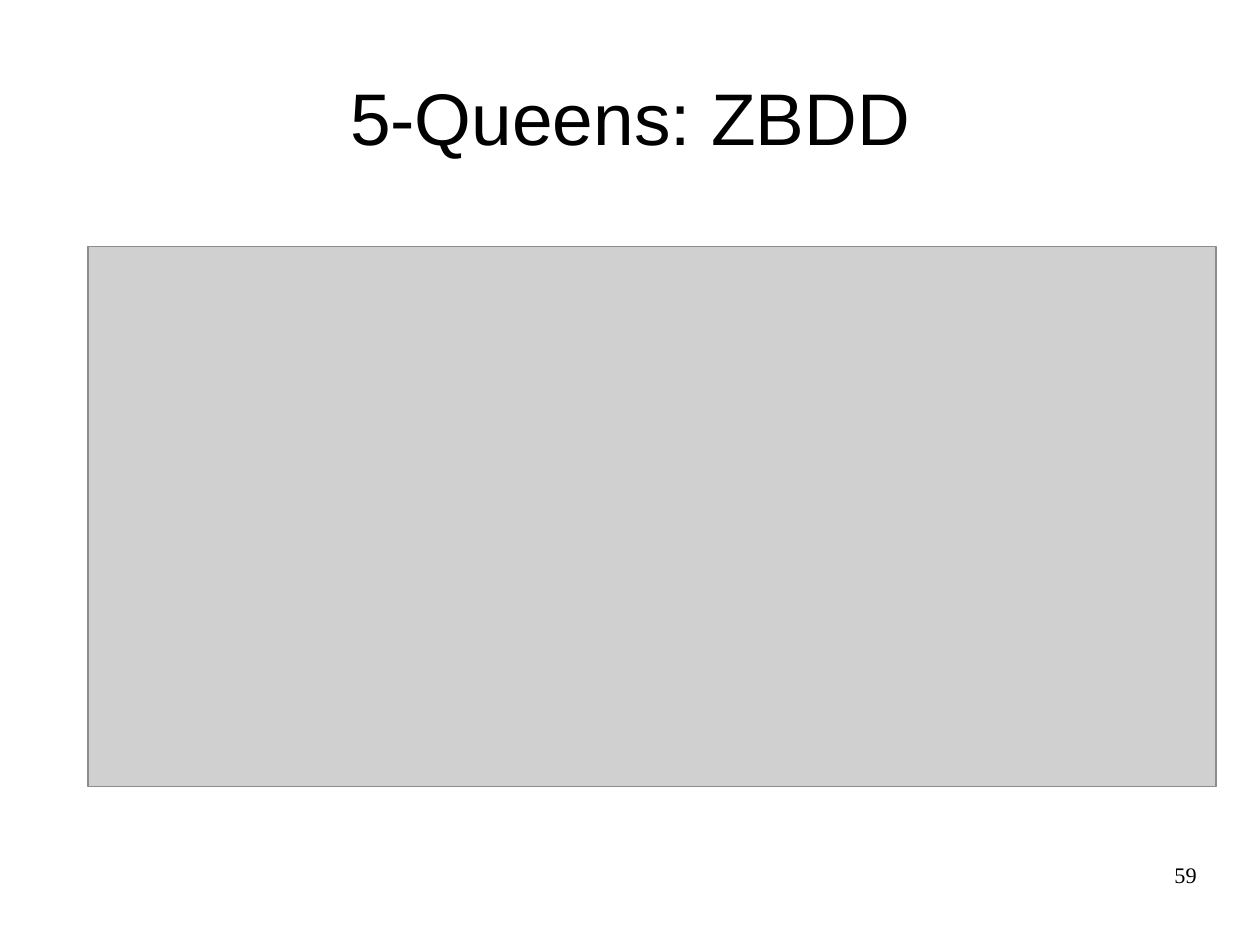
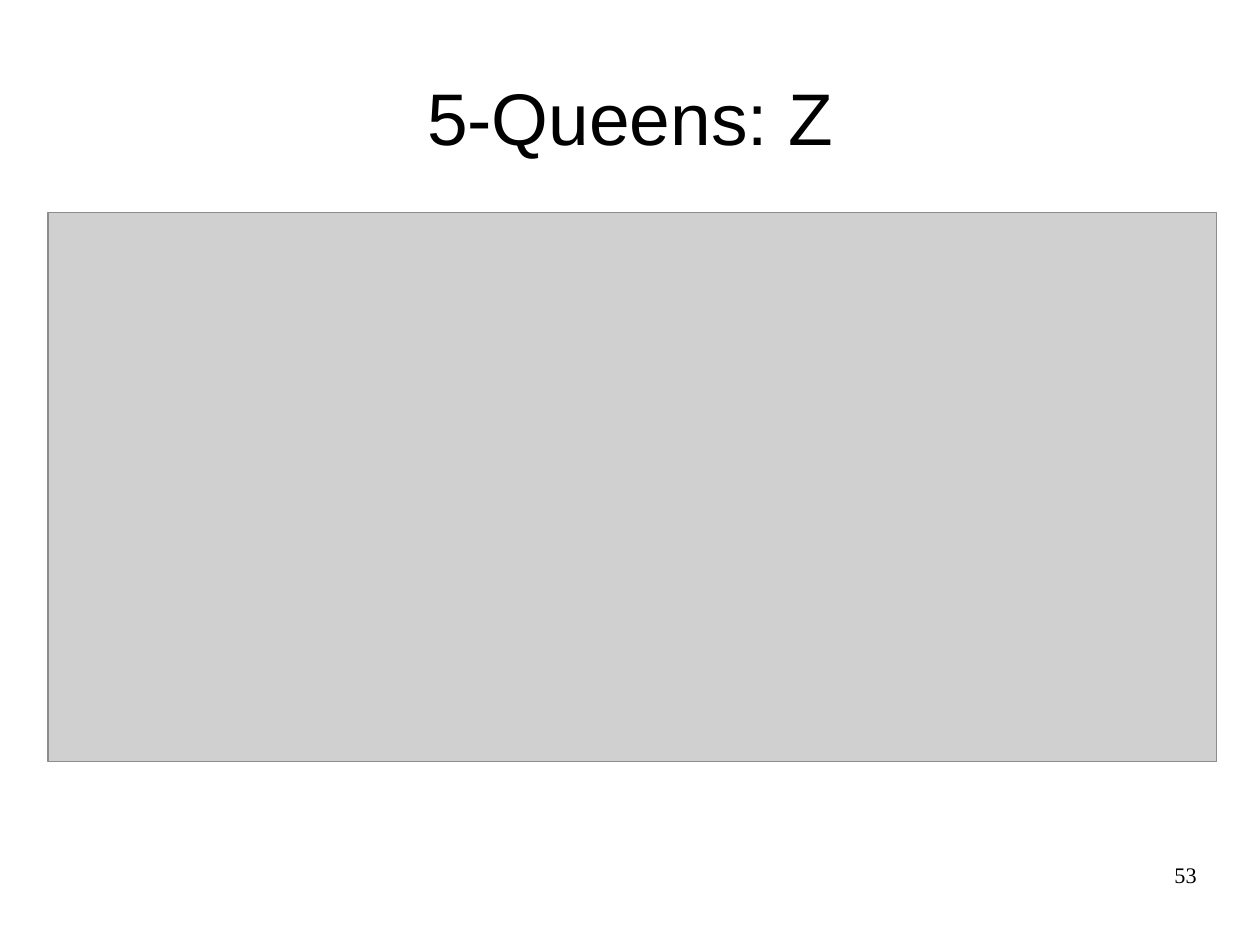
Before and after one commit to FenouilletLucas/DAGaml, a slide deck: slide 53 of doc/2017-06-19-odp/final.odp (slide 59 before the commit). Drawn at 1260x946 pixels with LibreOffice and Linux fonts; fonts in the diff are those of the drawing; grey boxes stand for pictures. Boxes give left, top, right and bottom in pixels: in the first picture for what was removed or moved away, otherwise in the second. Text is boxed around its words. In the diff, an @@ line names an element or a change of style, - is before the commit and + after.

```diff
--- a/doc/2017-06-19-odp/final.odp
+++ b/doc/2017-06-19-odp/final.odp
@@ title at [427,94,833,159]: text changed @@
-5-Queens: ZBDD
+5-Queens: Z
@@ picture: place and size @@
-picture at [88,247,1217,787]
+picture at [48,213,1217,761]
@@ page number at [1174,868,1196,884]: text changed @@
-59
+53
```
Also in this commit, not shown: 21 other slides changed, 1 slide added, 6 slides removed, 3 other files.
